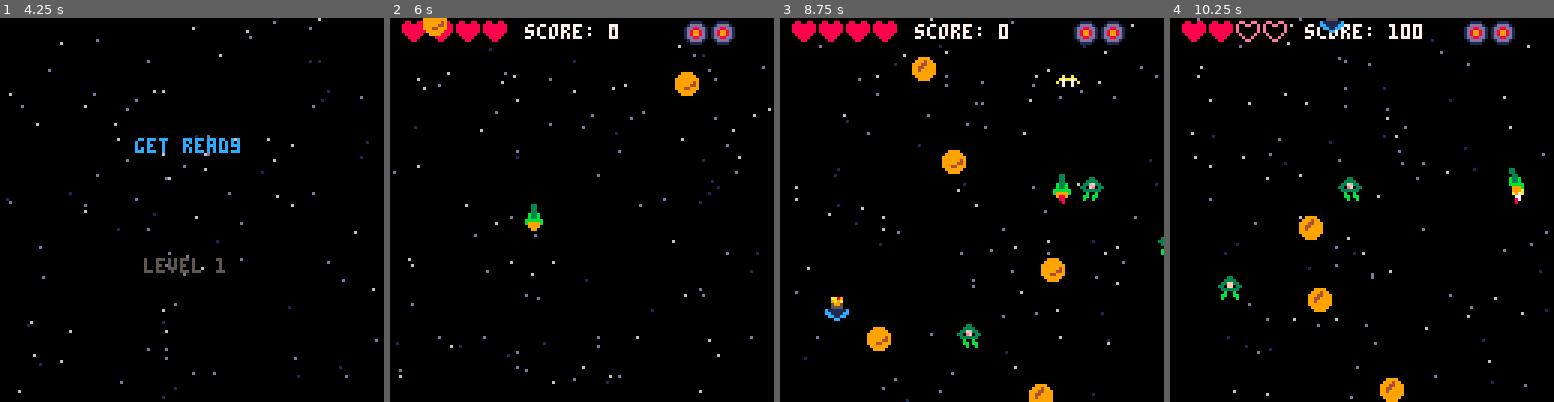
Above: before the commit, frames 1-4 (left to right).
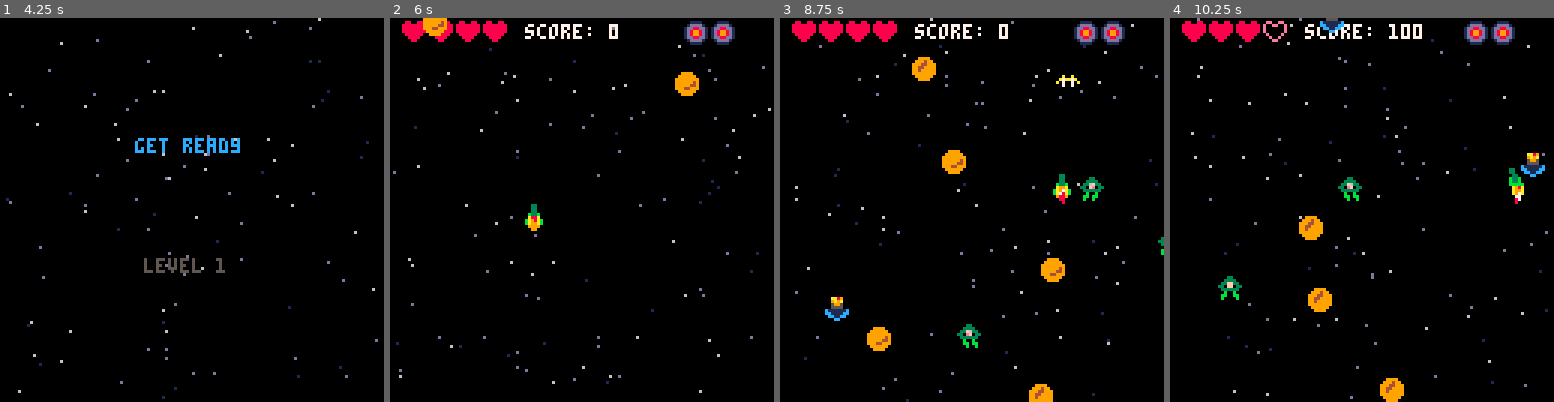
Above: after the commit, the same moments.

Repository: mathyousee/theyre-coming-p8
Game: PICO-8 cartridge source/theyrecoming.p8
Two runs of this game, one before a commit and one after it. Both use one fixed random seed, a clock stepped at 60 frames per second and the inputs below.
Inputs:
- Up to frame 1 (4.25 s): tap X (X key) at 0.33, 1.07, 1.85, 2.97, 4.08 s; tap O (Z key) at 0.7, 1.7, 2.1, 2.5, 2.9, 3.3, 3.7, 4.1 s; hold Right 1.6-2.1 s; hold Up 2.15-2.42 s; hold Right 2.47-3.03 s; hold Left 3.08-3.58 s; hold Down 3.63-3.97 s; hold Right from 4.02 s (still down)
- Up to frame 2 (6 s): tap O (Z key) every 0.4 s from 4.5 to 5.7 s; release Right at 4.68 s; hold Up 4.73-5.03 s; hold Left 5.08-5.68 s; tap X (X key) at 5.2 s; hold Down from 5.73 s (still down)
- Up to frame 3 (8.75 s): release Down at 6.03 s; hold Right 6.08-6.58 s; tap O (Z key) every 0.4 s from 6.1 to 8.5 s; tap X (X key) at 6.32, 7.43, 8.55 s; hold Right 6.63-7.13 s; hold Up 7.18-7.45 s; hold Right 7.5-8.07 s; hold Left 8.12-8.62 s; hold Down from 8.67 s (still down)
- Up to frame 4 (10.25 s): tap O (Z key) every 0.4 s from 8.9 to 10.1 s; release Down at 9 s; hold Right 9.05-9.72 s; tap X (X key) at 9.67 s; hold Up 9.77-10.07 s; hold Left from 10.12 s (still down)

Frame 1 is identical in both runs. In frame 2, less than 0.1% of the frame differs, in the area x 35-40%, y 51-54%; in frame 3, less than 0.1%; in frame 4, 0.5%, in the area x 17-98%, y 0-46%.

Commit message:
updated for v2

Diff:
--- a/source/theyrecoming.p8
+++ b/source/theyrecoming.p8
@@ -6,6 +6,7 @@
  mode="splash"
  flash=1
  highscore=0
+ t=0
 end
 
 function _draw()
@@ -39,11 +40,12 @@
 
 function startgame()
  cls(0)
+ t=0
  l=1
  lsm=0
- p={s=2,x=64,y=64,dx=0,dy=0,m=0,f={s=4,smin=4,smax=7},fy=4,l=4,nb=0,sw=7}
+ p={s=2,x=64,y=64,dx=0,dy=0,m=0,f={s=4,smin=4,smax=7},fy=4,l=4,nb=0,sw=7,inv=0}
  pb={}
- pw={cd=10,d=1} --player active weapon
+ pw={cd=6,d=1} --player active weapon
  sw={q=2,d=10} --secondary weapon
  score=0 --score
  stars={}
@@ -63,6 +65,7 @@
  p.y=64
  p.dx=0
  p.dy=0
+ p.inv=0
  lsm+=.2
  pb={}
  enemies={}
@@ -180,6 +183,42 @@
  animate(p.f)
  --p.f+=1
  --if p.f>7 then p.f=4 end
+end
+
+
+-->8
+--tools
+
+function drawsprite(ispr)
+ spr(ispr.s,ispr.x,ispr.y)
+end
+
+function animate(thing)
+ thing.s+=1
+ if thing.s>thing.smax then thing.s=thing.smin end
+end
+
+function collide(a,b)
+ local al=a.x
+ local ar=a.x+a.sw
+ local at=a.y
+ local ab=a.y+a.sw
+ local bl=b.x
+ local br=b.x+b.sw
+ local bt=b.y
+ local bb=b.y+b.sw
+
+ if(al>br) then
+  return false
+ elseif ar<bl then
+  return false
+ elseif at>bb then
+  return false
+ elseif ab<bt then
+  return false
+ else return true
+ end
+
 end
 
 function spawnenemies()
@@ -205,40 +244,6 @@
 end
 
 -->8
---tools
-
-function drawsprite(ispr)
- spr(ispr.s,ispr.x,ispr.y)
-end
-
-function animate(thing)
- thing.s+=1
- if thing.s>thing.smax then thing.s=thing.smin end
-end
-
-function collide(a,b)
- local al=a.x
- local ar=a.x+a.sw
- local at=a.y
- local ab=a.y+a.sw
- local bl=b.x
- local br=b.x+b.sw
- local bt=b.y
- local bb=b.y+b.sw
-
- if(al>br) then
-  return false
- elseif ar<bl then
-  return false
- elseif at>bb then
-  return false
- elseif ab<bt then
-  return false
- else return true
- end
-
-end
--->8
 --graphics
 
 --starfield
@@ -274,9 +279,18 @@
 --player
 
 function drawp()
- spr(p.f.s,p.x,p.y+p.fy)--flame
-
- drawsprite(p)
+
+
+ if p.inv<=0 then
+  drawsprite(p)
+  spr(p.f.s,p.x,p.y+p.fy)--flame
+ else
+  if sin(t/5)<0.1 then
+   drawsprite(p)
+   spr(p.f.s,p.x,p.y+p.fy)--flame
+  end
+ end
+
  --draw bullets
  for i in all (pb) do
   drawsprite(i)
@@ -361,6 +375,7 @@
 
 
 function update_play()
+ t+=1
  pmove()
  pshoot()
  pflame()
@@ -376,6 +391,7 @@
   l+=1
   init_level()
  end
+ if p.inv >0 then p.inv-=1 end --invincible countdown
  if p.l<=0 then mode="over" end
 end
 
@@ -413,8 +429,9 @@
   --change y & check visibility
   i.y+=i.dy
   if i.y >128 then del(enemies,i) end
-  if collide(p,i) then
+  if collide(p,i) and p.inv<=0 then
    p.l-=1
+   p.inv=45
    sfx(1)
    if i.en>2 then
     del(enemies,i)
Not shown, changed: 130 lines of the sprite sheet (__gfx__) section of source/theyrecoming.p8
Not shown, changed: the thumbnail (__label__) section of source/theyrecoming.p8
